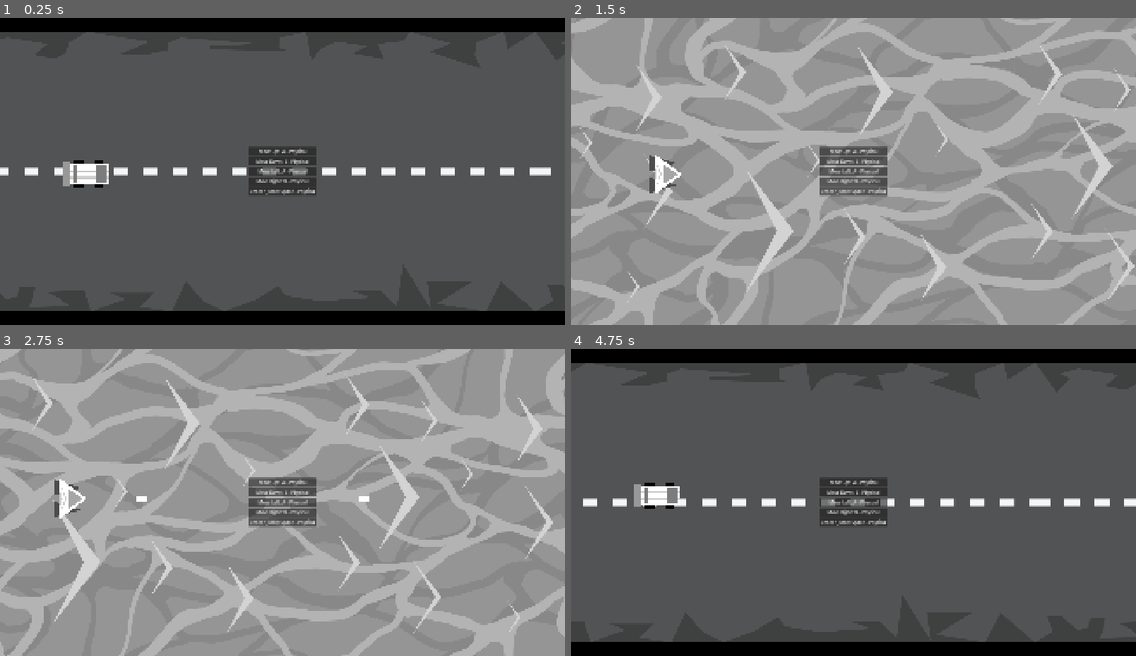
Above: before the commit, frames 1-4 (two rows, left to right).
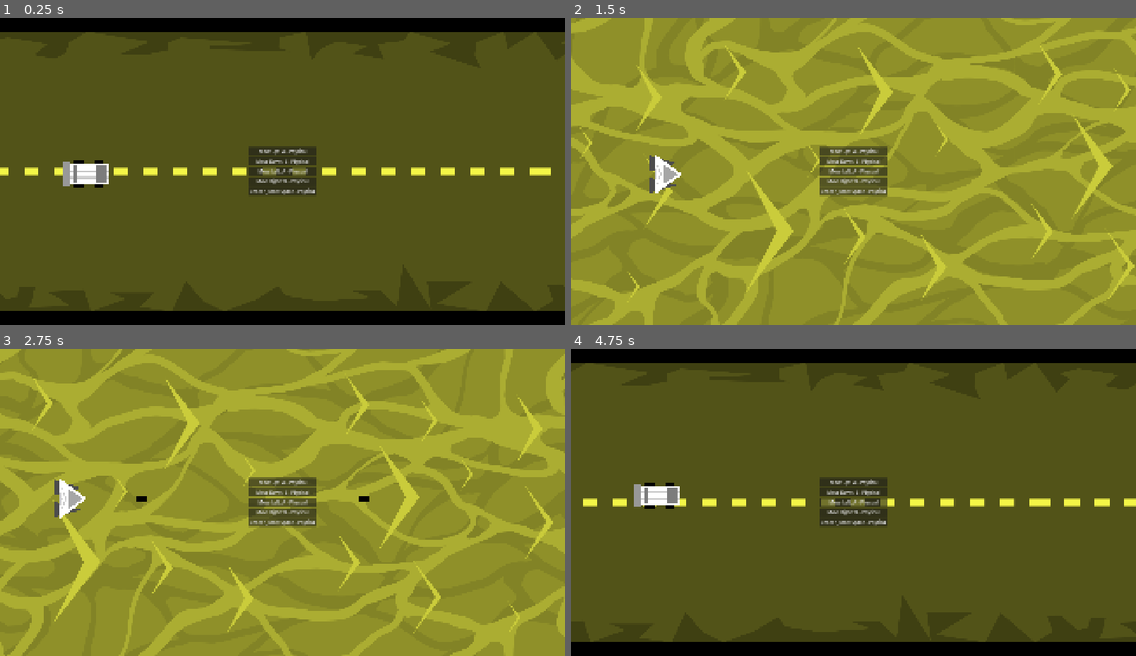
Above: after the commit, the same moments.

Repository: Yuna-Fr/AccessibilityGame
Game: Godot game, scene res://Scenes/Lvl_Main.tscn
Same seed, same stepped clock (60 frames per second), same inputs: the game is played once before the commit and once after it.
Inputs:
- Up to frame 1 (0.25 s): no input
- Up to frame 2 (1.5 s): tap Enter at 0.5 s; hold Space (Action) 0.53-1.28 s; hold D (Move_Right) from 0.53 s (still down); tap W (Move_Up) at 0.77 s; tap Q (SwapScene) at 1.35 s
- Up to frame 3 (2.75 s): tap W (Move_Up) at 1.52 s; release D (Move_Right) at 2.03 s; hold A (Move_Left) from 2.03 s (still down); hold Space (Action) from 2.03 s (still down)
- Up to frame 4 (4.75 s): release A (Move_Left) at 2.78 s; release Space (Action) at 2.78 s; hold D (Move_Right) 2.78-4.28 s; tap Q (SwapScene) at 2.85, 4.35 s; tap W (Move_Up) at 3.02, 3.77, 4.52 s; hold Space (Action) 3.53-4.28 s; hold A (Move_Left) from 4.28 s (still down)

The runs differ from the first frame. In frame 1, 89% of the frame differs, in the area x 0-100%, y 4-96%; in frame 2, 99%, in the area x 0-100%, y 0-100%; in frame 3, 99%; in frame 4, 89%.

Commit message:
Add color modif material to EVERYTHING

Diff:
--- a/Prefabs/P_Bullet.tscn
+++ b/Prefabs/P_Bullet.tscn
@@ -1,6 +1,10 @@
 [gd_scene format=3 uid="uid://r5rahpacn5ml"]
 
 [ext_resource type="Script" uid="uid://d06eae24qth5a" path="res://Scripts/S_Bullet.gd" id="1_hlsg0"]
+[ext_resource type="Shader" uid="uid://kfuoa4pr66ye" path="res://Shader/ColorShader/BulletShader.tres" id="2_fq2a7"]
+
+[sub_resource type="ShaderMaterial" id="ShaderMaterial_axkmt"]
+shader = ExtResource("2_fq2a7")
 
 [sub_resource type="QuadMesh" id="QuadMesh_334r5"]
 size = Vector2(100, 115)
@@ -14,6 +18,7 @@
 speed = 1000.0
 
 [node name="MeshInstance2D" type="MeshInstance2D" parent="." unique_id=1382922189]
+material = SubResource("ShaderMaterial_axkmt")
 position = Vector2(-1.847744e-06, -2.682209e-07)
 scale = Vector2(0.358, 0.17)
 mesh = SubResource("QuadMesh_334r5")
--- a/Prefabs/P_ParallaxSea.tscn
+++ b/Prefabs/P_ParallaxSea.tscn
@@ -1,10 +1,14 @@
 [gd_scene format=3 uid="uid://d0331r5yd5iuq"]
 
+[ext_resource type="Shader" uid="uid://546f61m5f2b2" path="res://Shader/ColorShader/BackgroundShader.tres" id="1_4a87c"]
 [ext_resource type="Texture2D" uid="uid://b3u1nedk7jagn" path="res://Textures/Scrolling sea/Background_Waves_BG.png" id="1_wu20n"]
 [ext_resource type="Shader" uid="uid://5mj3ushs6nkj" path="res://Shader/Sh_AlphaScrollingTexture.tres" id="2_4a87c"]
 [ext_resource type="Texture2D" uid="uid://doy0keudmus5s" path="res://Textures/Scrolling sea/Background_Waves_BG2.png" id="3_an6tc"]
 [ext_resource type="Texture2D" uid="uid://bvqiv6fqoxdeo" path="res://Textures/Scrolling sea/Background_Waves_BG3.png" id="4_7hcu3"]
 [ext_resource type="Texture2D" uid="uid://bn6bqyycu3ox" path="res://Textures/Scrolling sea/Background_Waves_Waves.png" id="6_ti4kv"]
+
+[sub_resource type="ShaderMaterial" id="ShaderMaterial_an6tc"]
+shader = ExtResource("1_4a87c")
 
 [sub_resource type="ShaderMaterial" id="ShaderMaterial_so4je"]
 shader = ExtResource("2_4a87c")
@@ -19,6 +23,7 @@
 
 [node name="Sprite2D" type="Sprite2D" parent="." unique_id=192536265]
 texture_repeat = 2
+material = SubResource("ShaderMaterial_an6tc")
 scale = Vector2(1.046875, 1)
 texture = ExtResource("1_wu20n")
 centered = false
--- a/Scenes/Lvl_Platformer.tscn
+++ b/Scenes/Lvl_Platformer.tscn
@@ -1,13 +1,18 @@
 [gd_scene format=4 uid="uid://l5qlxyfyhu3r"]
 
 [ext_resource type="PackedScene" uid="uid://2ep1y7t2h4xq" path="res://Prefabs/P_Platformer.tscn" id="1_6s8nc"]
+[ext_resource type="Shader" uid="uid://546f61m5f2b2" path="res://Shader/ColorShader/BackgroundShader.tres" id="1_q70wk"]
 [ext_resource type="Texture2D" uid="uid://le33w3qehpme" path="res://Textures/Bloc.png" id="2_a4mmt"]
 [ext_resource type="Shader" uid="uid://5mj3ushs6nkj" path="res://Shader/Sh_AlphaScrollingTexture.tres" id="2_ocwxl"]
 [ext_resource type="Texture2D" uid="uid://dva1vmdjute6d" path="res://Textures/Mountains/Background_Forest_BG.png" id="4_g5sgj"]
+[ext_resource type="Material" uid="uid://b72bk3084ufaf" path="res://Shader/Materials/BackgroundMaterial.tres" id="5_kpbdu"]
 [ext_resource type="Texture2D" uid="uid://dseupitf13fxp" path="res://Textures/Mountains/Background_Forest_Clouds.png" id="5_ocwxl"]
 [ext_resource type="Texture2D" uid="uid://d05kx06m86tq7" path="res://Textures/Mountains/Background_Forest_MontagneBG1.png" id="6_q70wk"]
 [ext_resource type="Texture2D" uid="uid://dy3uv8wc2bwr7" path="res://Textures/Mountains/Background_Forest_MontagneBG2.png" id="7_kpbdu"]
 [ext_resource type="Texture2D" uid="uid://cnbkxkqpvm0o5" path="res://Textures/Mountains/Background_Forest_Arbres.png" id="8_eribn"]
+
+[sub_resource type="ShaderMaterial" id="ShaderMaterial_eribn"]
+shader = ExtResource("1_q70wk")
 
 [sub_resource type="ShaderMaterial" id="ShaderMaterial_q70wk"]
 shader = ExtResource("2_ocwxl")
@@ -38,6 +43,7 @@
 layer = -1
 
 [node name="Sprite2D" type="Sprite2D" parent="MountainParallax/CanvasLayer" unique_id=605173193]
+material = SubResource("ShaderMaterial_eribn")
 position = Vector2(996, 540)
 scale = Vector2(1.0375, 1)
 texture = ExtResource("4_g5sgj")
@@ -55,6 +61,7 @@
 repeat_size = Vector2(1920, 0)
 
 [node name="Sprite2D" type="Sprite2D" parent="MountainParallax/Parallax2D2" unique_id=835193410]
+material = ExtResource("5_kpbdu")
 scale = Vector2(1.1777776, 1.1777776)
 texture = ExtResource("6_q70wk")
 
@@ -63,6 +70,7 @@
 repeat_size = Vector2(1920, 0)
 
 [node name="Sprite2D" type="Sprite2D" parent="MountainParallax/Parallax2D3" unique_id=1860902259]
+material = ExtResource("5_kpbdu")
 position = Vector2(0, 60)
 scale = Vector2(1.1629628, 1.1629629)
 texture = ExtResource("7_kpbdu")
@@ -73,6 +81,7 @@
 repeat_times = 5
 
 [node name="Sprite2D" type="Sprite2D" parent="MountainParallax/Parallax2D4" unique_id=677300722]
+material = ExtResource("5_kpbdu")
 position = Vector2(512, -284.00003)
 scale = Vector2(1.912963, 1.9129629)
 texture = ExtResource("8_eribn")
--- /dev/null
+++ b/Shader/Materials/BackgroundMaterial.tres
@@ -0,0 +1,6 @@
+[gd_resource type="ShaderMaterial" format=3 uid="uid://b72bk3084ufaf"]
+
+[ext_resource type="Shader" uid="uid://546f61m5f2b2" path="res://Shader/ColorShader/BackgroundShader.tres" id="1_pujqo"]
+
+[resource]
+shader = ExtResource("1_pujqo")
--- a/Shader/Sh_AlphaScrollingTexture.tres
+++ b/Shader/Sh_AlphaScrollingTexture.tres
@@ -13,6 +13,15 @@
 [sub_resource type="VisualShaderNodeVectorDecompose" id="VisualShaderNodeVectorDecompose_5w6ps"]
 default_input_values = [0, Quaternion(0, 0, 0, 0)]
 op_type = 2
+
+[sub_resource type="VisualShaderNodeColorParameter" id="VisualShaderNodeColorParameter_5w6ps"]
+output_port_for_preview = 0
+parameter_name = "BackgroundColorParameter"
+qualifier = 1
+default_value_enabled = true
+
+[sub_resource type="VisualShaderNodeVectorOp" id="VisualShaderNodeVectorOp_83cnl"]
+operator = 2
 
 [sub_resource type="VisualShaderNodeInput" id="VisualShaderNodeInput_jxkcl"]
 input_name = "texture"
@@ -41,7 +50,7 @@
 mode = 1
 flags/light_only = false
 nodes/vertex/0/position = Vector2(506.66666, 280)
-nodes/fragment/0/position = Vector2(613.3333, 226.66667)
+nodes/fragment/0/position = Vector2(1160, 226.66667)
 nodes/fragment/2/node = SubResource("VisualShaderNodeInput_jxkcl")
 nodes/fragment/2/position = Vector2(-173.33333, 320)
 nodes/fragment/3/node = SubResource("VisualShaderNodeTexture_3xjhf")
@@ -62,4 +71,8 @@
 nodes/fragment/11/position = Vector2(-1146.6666, -200)
 nodes/fragment/13/node = SubResource("VisualShaderNodeVectorDecompose_5w6ps")
 nodes/fragment/13/position = Vector2(360, 333.33334)
-nodes/fragment/connections = PackedInt32Array(2, 0, 3, 2, 5, 0, 6, 0, 7, 0, 3, 0, 4, 0, 9, 0, 6, 1, 7, 1, 6, 0, 10, 0, 10, 0, 7, 0, 9, 0, 10, 1, 11, 0, 9, 1, 3, 0, 0, 0, 3, 0, 13, 0, 13, 3, 0, 1)
+nodes/fragment/14/node = SubResource("VisualShaderNodeColorParameter_5w6ps")
+nodes/fragment/14/position = Vector2(453.33334, -186.66667)
+nodes/fragment/15/node = SubResource("VisualShaderNodeVectorOp_83cnl")
+nodes/fragment/15/position = Vector2(853.3333, 80)
+nodes/fragment/connections = PackedInt32Array(2, 0, 3, 2, 5, 0, 6, 0, 7, 0, 3, 0, 4, 0, 9, 0, 6, 1, 7, 1, 6, 0, 10, 0, 10, 0, 7, 0, 9, 0, 10, 1, 11, 0, 9, 1, 3, 0, 13, 0, 13, 3, 0, 1, 14, 0, 15, 1, 15, 0, 0, 0, 3, 0, 15, 0)
--- a/Shader/Sh_ScrollingTexture.tres
+++ b/Shader/Sh_ScrollingTexture.tres
@@ -11,7 +11,6 @@
 default_value = 0.2
 
 [sub_resource type="VisualShaderNodeVectorOp" id="VisualShaderNodeVectorOp_756vi"]
-output_port_for_preview = 0
 operator = 2
 
 [sub_resource type="VisualShaderNodeColorParameter" id="VisualShaderNodeColorParameter_o8nva"]
--- a/project.godot
+++ b/project.godot
@@ -97,7 +97,7 @@
 }
 BackgroundColorParameter={
 "type": "color",
-"value": Color(0.9571522, 0.9653192, 0.97187537, 1)
+"value": Color(0.95686275, 0.9647059, 0.2784314, 1)
 }
 BulletColorParameter={
 "type": "color",
